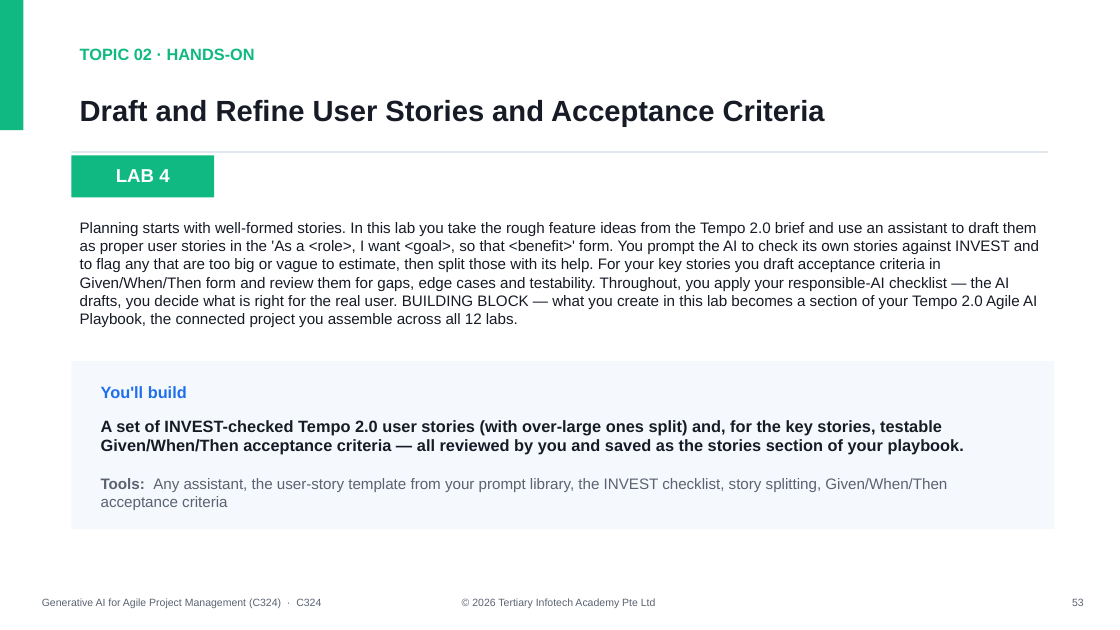
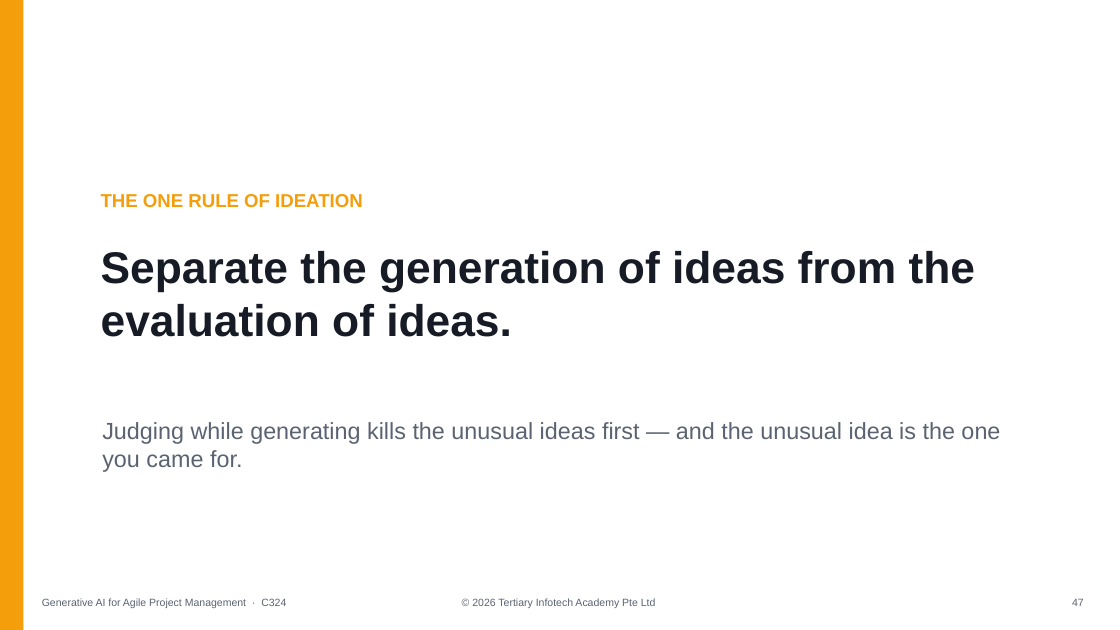
Before and after one commit to tertiarycourses/C324-Generative-AI-for-Agile-Project-Management, a slide deck: slide 47 of courseware/Generative AI for Agile Project Management (C324)-v1.0.pptx (slide 54 before the commit). Drawn at 1120x630 pixels with LibreOffice and Linux fonts; fonts in the diff are those of the drawing. Boxes give left, top, right and bottom in pixels: in the first picture for what was removed or moved away, otherwise in the second. Text is boxed around its words. In the diff, an @@ line names an element or a change of style, - is before the commit and + after.

```diff
--- a/courseware/Generative AI for Agile Project Management (C324)-v1.0.pptx
+++ b/courseware/Generative AI for Agile Project Management (C324)-v1.0.pptx
@@ rectangle removed at [0,0,24,130] @@
@@ rectangle added at [0,0,24,630], fill #F59E0B @@
@@ text removed at [80,48,255,60] @@
-TOPIC 02 · HANDS-ON
@@ text removed at [80,100,825,127] @@
-Draft and Refine User Stories and Acceptance Criteria
@@ rectangle removed at [71,151,1049,153] @@
@@ rectangle removed at [71,155,214,197] @@
@@ text removed at [116,169,169,182] @@
-LAB 4
@@ text added at [101,194,363,208], 16 pt, text #F59E0B, bold @@
+THE ONE RULE OF IDEATION
@@ text removed at [80,222,1039,327] @@
-Planning starts with well-formed stories. In this lab you take the rough feature ideas from the Tempo 2.0 brief and use an assistant to draft them as proper user stories in the 'As a <role>, I want <goal>, so that <benefit>' form. You prompt the AI to check its own stories against INVEST and to flag any that are too big or vague to estimate, then split those with its help. For your key stories you draft acceptance criteria in Given/When/Then form and review them for gaps, edge cases and testability. Throughout, you apply your responsible-AI checklist — the AI drafts, you decide what is right for the real user. BUILDING BLOCK — what you create in this lab becomes a section of your Tempo 2.0 Agile AI Playbook, the connected project you assemble across all 12 labs.
@@ text added at [101,251,976,337], 38 pt, text #161B26, bold @@
+Separate the generation of ideas from the evaluation of ideas.
@@ rectangle removed at [71,361,1054,529] @@
@@ text removed at [101,386,187,398] @@
-You'll build
@@ text removed at [101,420,964,455] @@
-A set of INVEST-checked Tempo 2.0 user stories (with over-large ones split) and, for the key stories, testable Given/When/Then acceptance criteria — all reviewed by you and saved as the stories section of your playbook.
@@ text added at [102,422,1000,472], 20 pt, text #5B6372 @@
+Judging while generating kills the unusual ideas first — and the unusual idea is the one you came for.
@@ text removed at [101,478,947,510] @@
-Tools: Any assistant, the user-story template from your prompt library, the INVEST checklist, story splitting, Given/When/Then acceptance criteria
@@ text at [42,598,286,608]: text changed @@
-Generative AI for Agile Project Management (C324) · C324
+Generative AI for Agile Project Management · C324
@@ text at [1072,599,1084,606]: text changed @@
-53
+47
```
Also in this commit, not shown: 19 other slides changed, 102 slides added, 130 slides removed, 51 other files.
